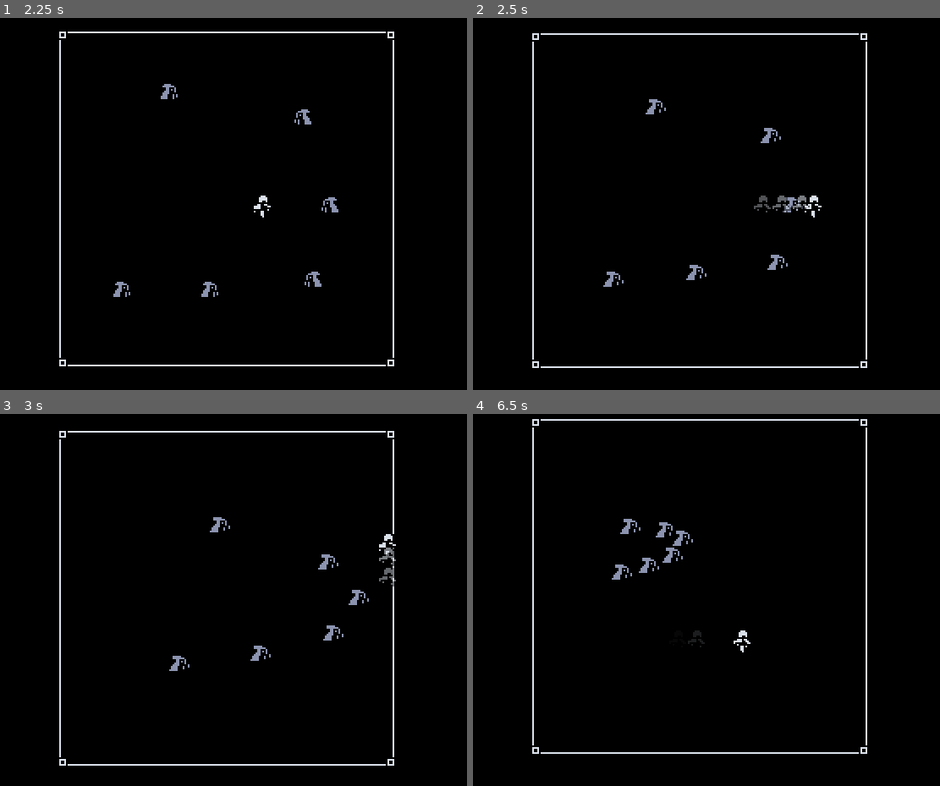
Above: before the commit, frames 1-4 (two rows, left to right).
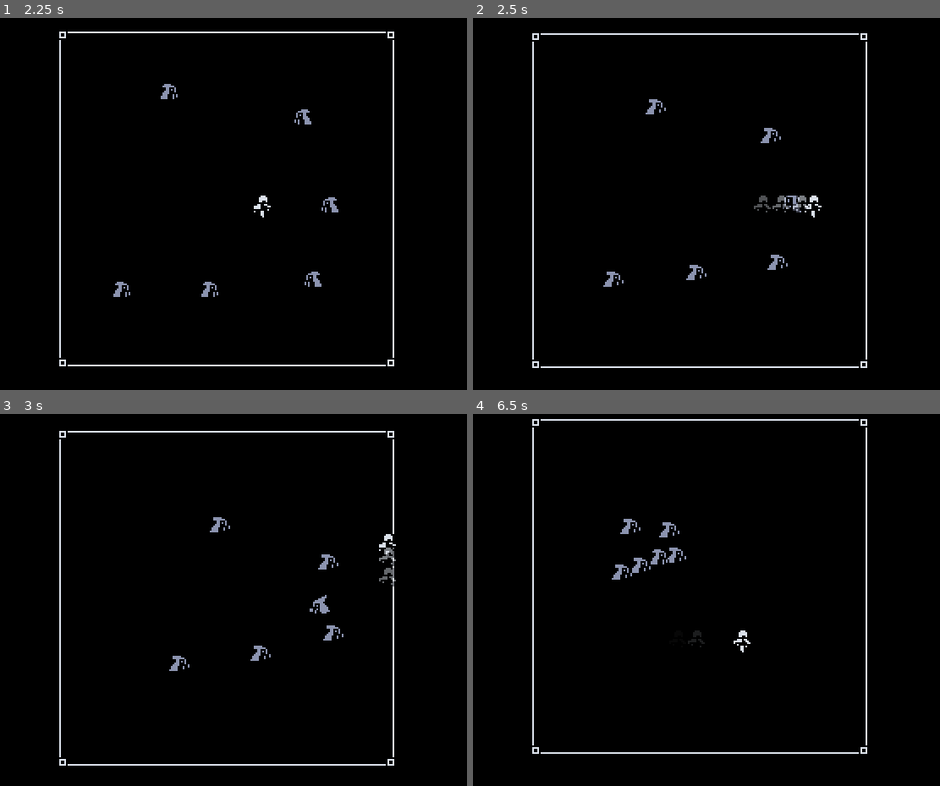
Above: after the commit, the same moments.

Repository: Hairic95/godot-top-down-shooter-template
Game: Godot game, scene res://src/Main.tscn
Same seed, same stepped clock (60 frames per second), same inputs: the game is played once before the commit and once after it.
Inputs:
- Up to frame 1 (2.25 s): tap Enter (ui_accept) at 0.5, 0.77, 1.25, 1.52, 2 s; hold D 0.53-1.28 s; tap Space (dash) at 0.6, 1.35 s; hold S 1.28-2.03 s; hold D from 2.03 s (still down); hold Shift from 2.03 s (still down)
- Up to frame 2 (2.5 s): keep holding D; keep holding Shift; tap Space (dash) at 2.3 s
- Up to frame 3 (3 s): release D at 2.78 s; release Shift at 2.78 s; hold W from 2.78 s (still down); tap Space (dash) at 2.85 s
- Up to frame 4 (6.5 s): tap Enter (ui_accept) at 3.02, 3.77, 4.52, 6.02 s; release W at 3.53 s; hold A 3.53-5.03 s; tap Space (dash) at 3.6, 4.55, 5.1, 5.85 s; tap Shift at 4.35 s; hold S 5.03-5.78 s; hold D from 5.78 s (still down)

Frame 1 is identical in both runs. In frame 2, 0.1% of the frame differs, in the area x 66-71%, y 47-53%; in frame 3, 0.2%; in frame 4, 0.4%, in the area x 34-48%, y 29-43%.

Commit message:
effects use the same script, added specter death effect, added specter attack animation

Diff:
--- a/src/effects/BulletEffect.tscn
+++ b/src/effects/BulletEffect.tscn
@@ -1,7 +1,7 @@
 [gd_scene load_steps=4 format=2]
 
 [ext_resource path="res://assets/textures/battle/cultist_bullet_hit.png" type="Texture" id=1]
-[ext_resource path="res://src/effects/BulletEffect.gd" type="Script" id=2]
+[ext_resource path="res://src/effects/Effect.gd" type="Script" id=2]
 
 [sub_resource type="Animation" id=1]
 resource_name = "Effect"
--- a/src/effects/DashTrailEffect.gd
+++ /dev/null
@@ -1,7 +0,0 @@
-extends Sprite
-
-func _ready():
-	$Anim.play("Effect")
-
-func _on_AnimationPlayer_animation_finished(anim_name):
-	queue_free()
--- a/src/effects/DashTrailEffect.tscn
+++ b/src/effects/DashTrailEffect.tscn
@@ -1,7 +1,7 @@
 [gd_scene load_steps=4 format=2]
 
 [ext_resource path="res://assets/textures/battle/cultist_dash_trail.png" type="Texture" id=1]
-[ext_resource path="res://src/effects/DashTrailEffect.gd" type="Script" id=2]
+[ext_resource path="res://src/effects/Effect.gd" type="Script" id=2]
 
 [sub_resource type="Animation" id=1]
 resource_name = "Effect"
--- a/src/effects/BulletEffect.gd
+++ b/src/effects/Effect.gd
@@ -3,5 +3,5 @@
 func _ready():
 	$Anim.play("Effect")
 
-func _on_Anim_animation_changed(old_name, new_name):
+func _on_Anim_animation_finished(anim_name):
 	queue_free()
--- /dev/null
+++ b/src/effects/SpecterDeathEffect.tscn
@@ -0,0 +1,30 @@
+[gd_scene load_steps=4 format=2]
+
+[ext_resource path="res://assets/textures/battle/specter_death_effect.png" type="Texture" id=1]
+[ext_resource path="res://src/effects/Effect.gd" type="Script" id=2]
+
+[sub_resource type="Animation" id=1]
+resource_name = "Effect"
+length = 0.4
+tracks/0/type = "value"
+tracks/0/path = NodePath(".:frame")
+tracks/0/interp = 1
+tracks/0/loop_wrap = true
+tracks/0/imported = false
+tracks/0/enabled = true
+tracks/0/keys = {
+"times": PoolRealArray( 0, 0.1, 0.2, 0.3 ),
+"transitions": PoolRealArray( 1, 1, 1, 1 ),
+"update": 1,
+"values": [ 0, 1, 2, 3 ]
+}
+
+[node name="SpecterDeathEffect" type="Sprite"]
+texture = ExtResource( 1 )
+hframes = 4
+frame = 3
+script = ExtResource( 2 )
+
+[node name="Anim" type="AnimationPlayer" parent="."]
+anims/Effect = SubResource( 1 )
+[connection signal="animation_finished" from="Anim" to="." method="_on_Anim_animation_finished"]
--- a/src/entities/enemies/Enemy.gd
+++ b/src/entities/enemies/Enemy.gd
@@ -17,6 +17,8 @@
 
 var bullet_push = Vector2.ZERO
 
+export (PackedScene) var death_effect
+
 func _ready():
 	$Anim.play("Move")
 
@@ -25,12 +27,13 @@
 	match (state):
 		"Chasing":
 			if player != null:
-				if (player.global_position - global_position).length() > 15:
+				if (player.global_position - global_position).length() > 20:
 					if chase_update_value >= chase_update_timer:
 						chase_update_value = 0
 						movement_direction = lerp(movement_direction, (player.global_position - global_position).normalized(), 1).normalized()
 				else:
 					movement_direction = Vector2.ZERO
+					attack()
 			chase_update_value += delta
 	var push_force = Vector2.ZERO
 
@@ -42,7 +45,7 @@
 
 	if movement_direction.x < 0:
 		$Sprite.flip_h = false
-	else:
+	elif movement_direction.x > 0:
 		$Sprite.flip_h = true
 
 	move_and_slide(movement_direction * speed + push_force)
@@ -51,4 +54,16 @@
 	bullet_push = push_direction * push_force
 	hit_points = max(0, hit_points - damage)
 	if hit_points == 0:
+		if death_effect != null:
+			EventBus.emit_signal("create_effect", death_effect.instance(), global_position)
 		queue_free()
+
+func attack():
+	state = "Attack"
+	$Anim.play("Attack")
+
+
+func _on_Anim_animation_finished(anim_name):
+	if anim_name == "Attack":
+		state = "Chasing"
+		$Anim.play("Move")
--- a/src/entities/enemies/Enemy.tscn
+++ b/src/entities/enemies/Enemy.tscn
@@ -1,10 +1,26 @@
-[gd_scene load_steps=5 format=2]
+[gd_scene load_steps=7 format=2]
 
 [ext_resource path="res://assets/textures/battle/specter.png" type="Texture" id=1]
 [ext_resource path="res://src/entities/enemies/Enemy.gd" type="Script" id=2]
+[ext_resource path="res://src/effects/SpecterDeathEffect.tscn" type="PackedScene" id=3]
 
 [sub_resource type="RectangleShape2D" id=1]
 extents = Vector2( 5, 5 )
+
+[sub_resource type="Animation" id=3]
+resource_name = "Attack"
+tracks/0/type = "value"
+tracks/0/path = NodePath("Sprite:frame")
+tracks/0/interp = 1
+tracks/0/loop_wrap = true
+tracks/0/imported = false
+tracks/0/enabled = true
+tracks/0/keys = {
+"times": PoolRealArray( 0, 0.6 ),
+"transitions": PoolRealArray( 1, 1 ),
+"update": 1,
+"values": [ 6, 7 ]
+}
 
 [sub_resource type="Animation" id=2]
 resource_name = "Move"
@@ -30,12 +46,13 @@
 __meta__ = {
 "_edit_horizontal_guides_": [  ]
 }
+death_effect = ExtResource( 3 )
 
 [node name="Sprite" type="Sprite" parent="."]
 position = Vector2( -2.84217e-14, -4.76837e-07 )
 texture = ExtResource( 1 )
-hframes = 6
-frame = 5
+hframes = 8
+frame = 7
 
 [node name="CollisionShape2D" type="CollisionShape2D" parent="."]
 shape = SubResource( 1 )
@@ -45,4 +62,6 @@
 [node name="CollisionShape2D" type="CollisionShape2D" parent="Area2D"]
 
 [node name="Anim" type="AnimationPlayer" parent="."]
+anims/Attack = SubResource( 3 )
 anims/Move = SubResource( 2 )
+[connection signal="animation_finished" from="Anim" to="." method="_on_Anim_animation_finished"]
--- /dev/null
+++ b/src/scenes/BattleScene.gd
@@ -0,0 +1,41 @@
+extends Node2D
+
+var player
+
+func _ready():
+	$CameraHandler.global_position = $Arena.global_position
+	player = $Entities/Player
+
+	for child in $Entities.get_children():
+		if child is Enemy:
+			child.player = player
+
+	EventBus.connect("create_bullet", self, "create_bullet")
+	EventBus.connect("create_effect", self, "create_effect")
+
+func create_bullet(bullet_instance, start_pos, direction):
+	bullet_instance.global_position = start_pos
+	bullet_instance.direction = direction.normalized()
+	$Bullets.add_child(bullet_instance)
+
+func create_effect(effect_instance, start_pos):
+	effect_instance.global_position = start_pos
+	$Effects.add_child(effect_instance)
+
+func _process(delta):
+	if player.active:
+		var new_camera_pos =  $Arena.global_position
+		if player.shooting_direction.y < 0:
+			new_camera_pos.y -= 10
+		if player.shooting_direction.y > 0:
+			new_camera_pos.y += 10
+		if player.shooting_direction.x < 0:
+			new_camera_pos.x -= 10
+		if player.shooting_direction.x > 0:
+			new_camera_pos.x += 10
+		if (player.global_position - $Arena.global_position).y > 40:
+			new_camera_pos.y += (player.global_position - $Arena.global_position).y / 5
+		elif (player.global_position - $Arena.global_position).y < 40:
+			new_camera_pos.y += (player.global_position - $Arena.global_position).y / 5
+
+		$CameraHandler.global_position = new_camera_pos
--- a/src/scenes/BattleScene.tscn
+++ b/src/scenes/BattleScene.tscn
@@ -2,7 +2,7 @@
 
 [ext_resource path="res://src/entities/player/Player.tscn" type="PackedScene" id=1]
 [ext_resource path="res://src/entities/enemies/Enemy.tscn" type="PackedScene" id=2]
-[ext_resource path="res://src/test.gd" type="Script" id=3]
+[ext_resource path="res://src/scenes/BattleScene.gd" type="Script" id=3]
 [ext_resource path="res://assets/textures/battle/arena.png" type="Texture" id=4]
 
 [sub_resource type="NavigationPolygon" id=1]
Binary file changed: assets/textures/battle/specter.png
Binary file added: assets/textures/battle/specter_death_effect.png
Not shown, added: assets/textures/battle/specter_death_effect.png.import
Not shown, added: assets/textures/battle/specter.png~
Not shown, added: assets/textures/battle/specter_death_effect.png~
